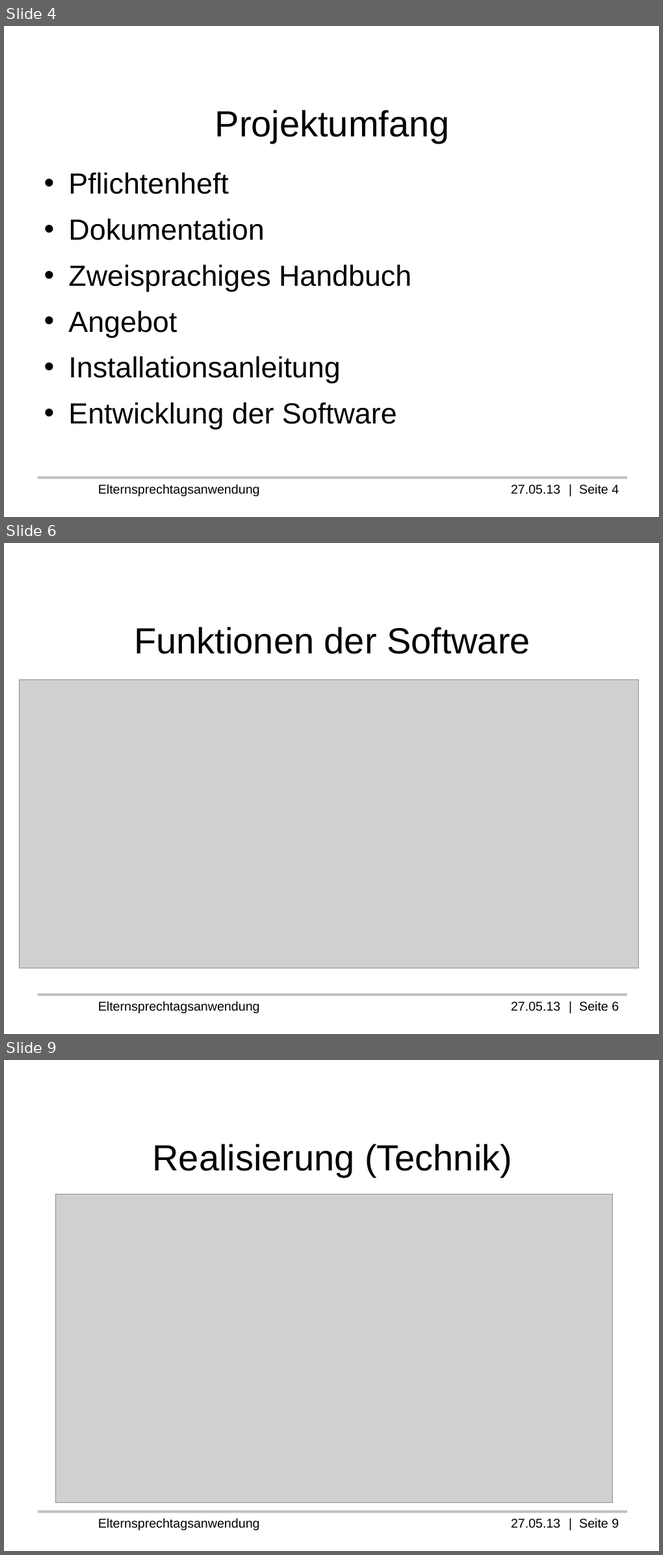
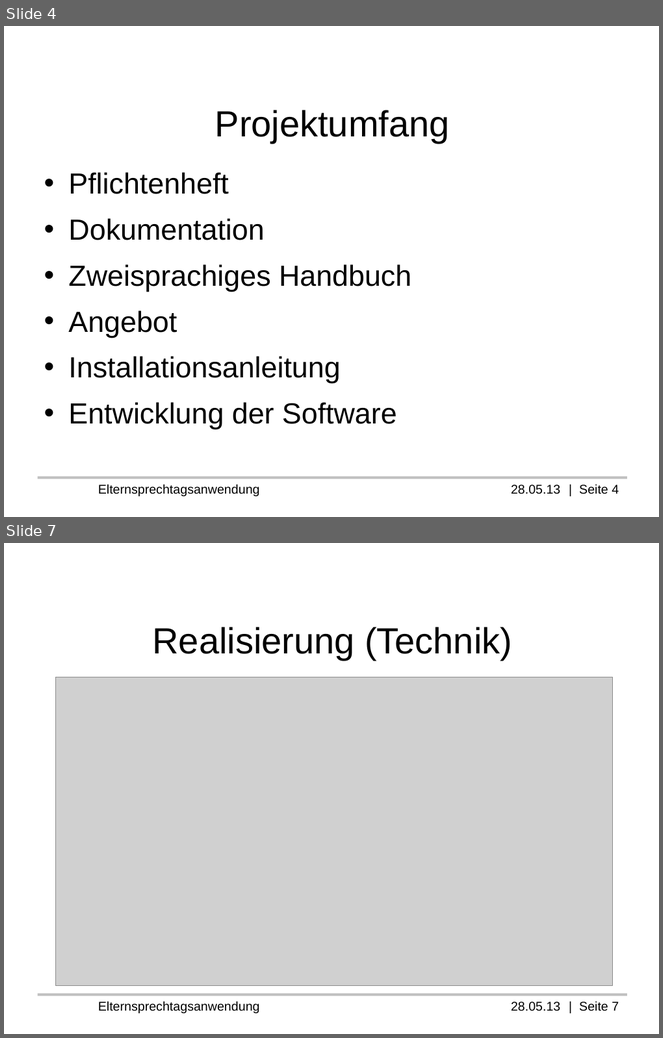
Before and after one commit to Professi/esta, a slide deck: docs/Praesentation/Elternsprechtagsanwendung(ESTA).odp. Shown one above the other, each under a label of ours: slides 4, 6 and 9 before the commit, slides 4 and 7 after it; the slides between them are not shown. The pictures are 663x1555 and 663x1038 pixels, drawn with LibreOffice and Linux fonts; fonts in the diff are those of the drawing; grey boxes stand for pictures; background and template pictures are left out. Boxes give left, top, right and bottom in pixels: in the first picture for what was removed or moved away, otherwise in the second. Text is boxed around its words. In the diff, an @@ line names an element or a change of style, - is before the commit and + after.

```diff
--- a/docs/Praesentation/Elternsprechtagsanwendung(ESTA).odp
+++ b/docs/Praesentation/Elternsprechtagsanwendung(ESTA).odp
@@ slide 6 removed at [4, 543, 659, 1034], background #FFFFFF; not listed: 2 template elements that a slide beside it also shows @@
@@ title removed at [134, 627, 530, 654] @@
-Funktionen der Software
@@ picture removed at [20, 680, 639, 969] @@
@@ text at [98, 484, 619, 497]: text changed @@
-Elternsprechtagsanwendung 27.05.13 | Seite 4
+Elternsprechtagsanwendung 28.05.13 | Seite 4
@@ what was slide 9 is now slide 7 @@
@@ text at [98, 1001, 619, 1014]: text changed @@
-Elternsprechtagsanwendung 27.05.13 | Seite 9
+Elternsprechtagsanwendung 28.05.13 | Seite 7
```
Also in this commit, not shown: 5 slides changed, 1 other slide removed, 8 other files.
